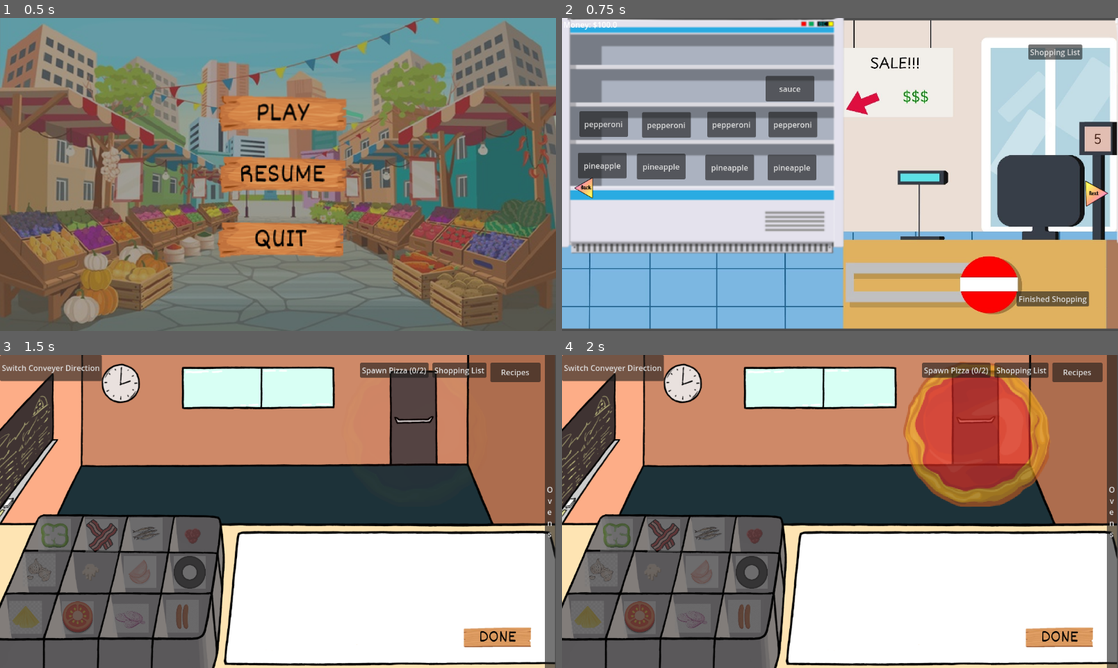
Above: before the commit, frames 1-4 (two rows, left to right).
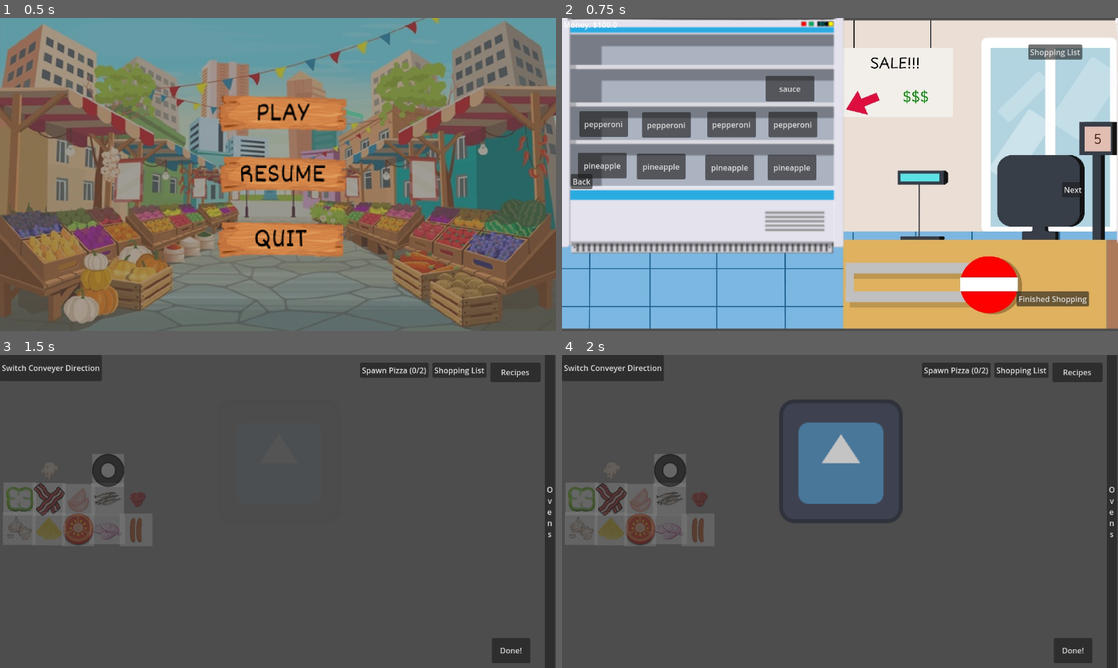
Above: after the commit, the same moments.

Repository: Leone2004/LandLockedLigersGame
Game: Godot game, scene res://Scenes/mainmenu.tscn
The game is run twice, just before and just after one commit, with the same random seed, the same clock (stepped at 60 frames per second) and the same inputs. The engine's default icon, where the game draws it, is replaced by a stand-in: a white triangle on a blue panel in a dark square.
Inputs (mouse positions are in pixels of both pictures, inside the frame that each line leads up to):
- Up to frame 1 (0.5 s): no input
- Up to frame 2 (0.75 s): click (845, 111) at 0.5 s
- Up to frame 3 (1.5 s): click "Finished Shopping" at 1.25 s
- Up to frame 4 (2 s): no input

Frame 1 is identical in both runs. In frame 2, 0.6% of the frame differs, in the area x 1-99%, y 49-61%; in frame 3, 87%; in frame 4, 89%, in the area x 0-100%, y 0-100%.

Commit message:
Revert "lot of stuff"
This reverts commit b05ef54259aeb95a0ea4971d993617f3cac5f895.

Diff:
--- /dev/null
+++ b/cookingupsuccessgame/Main_Music.tscn
@@ -0,0 +1,9 @@
+[gd_scene load_steps=2 format=3 uid="uid://buaniccm3yaou"]
+
+[ext_resource type="AudioStream" uid="uid://delpnw5uravdf" path="res://Music/music_orlamusic_Happy+004.mp3" id="1_xrb1n"]
+
+[node name="AudioStreamPlayer2D" type="AudioStreamPlayer2D"]
+stream = ExtResource("1_xrb1n")
+volume_db = -1.0
+autoplay = true
+max_distance = 100000.0
--- a/cookingupsuccessgame/Scenes/GroceryStore.tscn
+++ b/cookingupsuccessgame/Scenes/GroceryStore.tscn
@@ -1,11 +1,9 @@
-[gd_scene load_steps=7 format=3 uid="uid://ytwvoc765rk3"]
+[gd_scene load_steps=5 format=3 uid="uid://ytwvoc765rk3"]
 
 [ext_resource type="Script" uid="uid://brx8kajls5irq" path="res://Scripts/ShoppingStoreButtons.gd" id="1_6pps0"]
-[ext_resource type="Texture2D" uid="uid://cyga5kyxeh1g4" path="res://Art/Final Cooking up Success Images and Audio/Icons/Back Icon.png" id="2_bneo4"]
 [ext_resource type="Texture2D" uid="uid://edyokx505sba" path="res://Art/Final Cooking up Success Image folder 2/Background images/Grocery Background.jpg" id="3_45mn4"]
 [ext_resource type="Texture2D" uid="uid://5gnwamavmr6o" path="res://Art/Final Cooking up Success Image folder 2/Equipment/Shopping shelf.png" id="3_bneo4"]
 [ext_resource type="PackedScene" uid="uid://dvhspowe5pn6t" path="res://Scenes/shopping_list.tscn" id="3_d07kg"]
-[ext_resource type="Texture2D" uid="uid://r8ojfcm152ub" path="res://Art/Final Cooking up Success Images and Audio/Icons/Next Icon.png" id="3_vd5c6"]
 
 [node name="ShoppingScene" type="Node2D"]
 
@@ -20,24 +18,20 @@
 [node name="CanvasLayer" type="CanvasLayer" parent="Control"]
 
 [node name="Back" type="Button" parent="Control/CanvasLayer"]
-offset_left = 17.0
-offset_top = 324.0
-offset_right = 76.0
-offset_bottom = 382.0
-text = "
-"
-icon = ExtResource("2_bneo4")
-flat = true
-expand_icon = true
+offset_left = 18.0
+offset_top = 323.0
+offset_right = 63.0
+offset_bottom = 354.0
+text = "Back
+"
 
 [node name="Next" type="Button" parent="Control/CanvasLayer"]
-offset_left = 1073.0
-offset_top = 330.0
-offset_right = 1142.0
-offset_bottom = 398.0
-icon = ExtResource("3_vd5c6")
-flat = true
-expand_icon = true
+offset_left = 1036.0
+offset_top = 340.0
+offset_right = 1081.0
+offset_bottom = 371.0
+text = "Next
+"
 
 [node name="Finished" type="Button" parent="Control/CanvasLayer"]
 offset_left = 942.0
--- a/cookingupsuccessgame/Scenes/Main_Music.tscn
+++ /dev/null
@@ -1,9 +0,0 @@
-[gd_scene load_steps=2 format=3 uid="uid://buaniccm3yaou"]
-
-[ext_resource type="AudioStream" uid="uid://delpnw5uravdf" path="res://Music/music_orlamusic_Happy+004.mp3" id="1_6tk6g"]
-
-[node name="AudioStreamPlayer2D" type="AudioStreamPlayer2D"]
-stream = ExtResource("1_6tk6g")
-volume_db = -1.0
-autoplay = true
-max_distance = 100000.0
--- a/cookingupsuccessgame/Scenes/cooking.tscn
+++ b/cookingupsuccessgame/Scenes/cooking.tscn
@@ -1,14 +1,12 @@
-[gd_scene load_steps=11 format=3 uid="uid://ccjtqqsxfsxdj"]
+[gd_scene load_steps=9 format=3 uid="uid://ccjtqqsxfsxdj"]
 
 [ext_resource type="Script" uid="uid://bgutyowxbu4q8" path="res://Scripts/CookingScene.gd" id="1_v6t1i"]
-[ext_resource type="Texture2D" uid="uid://cubul1qbw71d6" path="res://Art/Final Cooking up Success Images and Audio/Icons/Done Button.png" id="2_5t8r7"]
 [ext_resource type="Texture2D" uid="uid://bq8jd3vjo40lr" path="res://Art/Unknown-1.png" id="3_iv1kd"]
 [ext_resource type="PackedScene" uid="uid://cbv1kvsc8lip3" path="res://Scenes/pizza.tscn" id="3_kqqjs"]
 [ext_resource type="PackedScene" uid="uid://wjye2oajgcmk" path="res://Scenes/oven_scene.tscn" id="4_jhubm"]
 [ext_resource type="Script" uid="uid://dgrt25h7og77y" path="res://Scripts/sell.gd" id="5_7w5j8"]
 [ext_resource type="PackedScene" uid="uid://dvhspowe5pn6t" path="res://Scenes/shopping_list.tscn" id="5_iv1kd"]
 [ext_resource type="PackedScene" uid="uid://bvn8x7y2k3m4n" path="res://Scenes/IngredientSpot.tscn" id="7_bhcx5"]
-[ext_resource type="Texture2D" uid="uid://djcbiw86ecl30" path="res://Art/Final Cooking up Success Images and Audio/Background images/cooking kitchen1.png" id="8_smvhu"]
 
 [sub_resource type="RectangleShape2D" id="RectangleShape2D_iv1kd"]
 size = Vector2(240, 106)
@@ -63,12 +61,11 @@
 metadata/_edit_use_anchors_ = true
 
 [node name="Button2" type="Button" parent="CanvasLayer"]
-offset_left = 953.0
-offset_top = 547.0
-offset_right = 1105.0
-offset_bottom = 619.0
-icon = ExtResource("2_5t8r7")
-flat = true
+offset_left = 1019.0
+offset_top = 586.0
+offset_right = 1099.0
+offset_bottom = 638.0
+text = "Done!"
 autowrap_mode = 3
 metadata/_edit_use_anchors_ = true
 
@@ -169,7 +166,7 @@
 position = Vector2(947, -406)
 
 [node name="sell_area" parent="." instance=ExtResource("3_kqqjs")]
-position = Vector2(293, -489)
+position = Vector2(12, -435)
 scale = Vector2(2, 2)
 script = ExtResource("5_7w5j8")
 
@@ -183,58 +180,51 @@
 debug_color = Color(0.943782, 9.2411e-06, 0.600066, 0.42)
 
 [node name="IngredientSpot4" parent="." instance=ExtResource("7_bhcx5")]
-position = Vector2(-485, -210)
+position = Vector2(-526, -296)
 ingredient_index = 9
 
 [node name="IngredientSpot" parent="." instance=ExtResource("7_bhcx5")]
-position = Vector2(-453, -282)
+position = Vector2(-525, -357)
 ingredient_index = 5
 
 [node name="IngredientSpot2" parent="." instance=ExtResource("7_bhcx5")]
-position = Vector2(-276, -206)
+position = Vector2(-403, -355)
 ingredient_index = 7
 
 [node name="IngredientSpot3" parent="." instance=ExtResource("7_bhcx5")]
-position = Vector2(-263, -284)
+position = Vector2(-343, -356)
 ingredient_index = 8
 
 [node name="IngredientSpot5" parent="." instance=ExtResource("7_bhcx5")]
-position = Vector2(-188, -114)
+position = Vector2(-284, -293)
 ingredient_index = 13
 
 [node name="IngredientSpot6" parent="." instance=ExtResource("7_bhcx5")]
-position = Vector2(-173, -205)
+position = Vector2(-342, -416)
 ingredient_index = 4
 
 [node name="IngredientSpot8" parent="." instance=ExtResource("7_bhcx5")]
-position = Vector2(-379, -206)
+position = Vector2(-463, -416)
 ingredient_index = 2
 
 [node name="IngredientSpot10" parent="." instance=ExtResource("7_bhcx5")]
-position = Vector2(-295, -110)
+position = Vector2(-344, -293)
 ingredient_index = 12
 
 [node name="IngredientSpot11" parent="." instance=ExtResource("7_bhcx5")]
-position = Vector2(-405, -111)
+position = Vector2(-404, -293)
 ingredient_index = 11
 
 [node name="IngredientSpot12" parent="." instance=ExtResource("7_bhcx5")]
-position = Vector2(-513, -112)
+position = Vector2(-465, -295)
 ingredient_index = 10
 
 [node name="IngredientSpot13" parent="." instance=ExtResource("7_bhcx5")]
-position = Vector2(-355, -281)
+position = Vector2(-464, -356)
 ingredient_index = 6
 
 [node name="IngredientSpot14" parent="." instance=ExtResource("7_bhcx5")]
-position = Vector2(-167, -281)
-
-[node name="CookingKitchen1" type="Sprite2D" parent="."]
-z_index = -4
-position = Vector2(3, -336)
-scale = Vector2(0.604948, 0.618519)
-texture = ExtResource("8_smvhu")
-metadata/_edit_lock_ = true
+position = Vector2(-281, -357)
 
 [connection signal="pressed" from="CanvasLayer/Oven_Cooking_Button" to="." method="_on_button_pressed"]
 [connection signal="pressed" from="CanvasLayer/RecipeButton" to="." method="_on_recipe_pressed"]
--- a/cookingupsuccessgame/Scenes/pizza.tscn
+++ b/cookingupsuccessgame/Scenes/pizza.tscn
@@ -1,7 +1,7 @@
 [gd_scene load_steps=9 format=3 uid="uid://cbv1kvsc8lip3"]
 
 [ext_resource type="Script" uid="uid://4l8vuah41ksy" path="res://Scripts/pizza.gd" id="1_je5pd"]
-[ext_resource type="Texture2D" uid="uid://bas8ta0md2jq7" path="res://Art/Final Cooking up Success Images and Audio/Kitchen Ingredients/Pizza with sauce.png" id="2_7s6re"]
+[ext_resource type="Texture2D" uid="uid://5mgc7ux7nk1g" path="res://Art/icon.svg" id="2_7s6re"]
 [ext_resource type="Script" uid="uid://c1b3m8280c0er" path="res://Scripts/ClockTimer.gd" id="3_clock"]
 
 [sub_resource type="RectangleShape2D" id="RectangleShape2D_glui1"]
@@ -66,7 +66,6 @@
 
 [node name="Icon" type="Sprite2D" parent="Pizza"]
 texture_filter = 1
-position = Vector2(28, 51)
 texture = ExtResource("2_7s6re")
 
 [node name="CollisionShape2D" type="CollisionShape2D" parent="."]
--- a/cookingupsuccessgame/project.godot
+++ b/cookingupsuccessgame/project.godot
@@ -18,7 +18,7 @@
 [autoload]
 
 Global="*res://Scripts/global.gd"
-MainMusic="*res://Scenes/Main_Music.tscn"
+MainMusic="*res://Main_Music.tscn"
 
 [display]
 
Binary file removed: cookingupsuccessgame/Art/Final Cooking up Success Images and Audio/Background images/Grocery Background.jpg
Not shown, removed: cookingupsuccessgame/Art/Final Cooking up Success Images and Audio/Background images/Grocery Background.jpg.import
Binary file removed: cookingupsuccessgame/Art/Final Cooking up Success Images and Audio/Background images/Receipt Page 01.png
Not shown, removed: cookingupsuccessgame/Art/Final Cooking up Success Images and Audio/Background images/Receipt Page 01.png.import
Binary file removed: cookingupsuccessgame/Art/Final Cooking up Success Images and Audio/Background images/Recipe book background.png
Not shown, removed: cookingupsuccessgame/Art/Final Cooking up Success Images and Audio/Background images/Recipe book background.png.import
Binary file removed: cookingupsuccessgame/Art/Final Cooking up Success Images and Audio/Background images/Shopping_List_Background.png
Not shown, removed: cookingupsuccessgame/Art/Final Cooking up Success Images and Audio/Background images/Shopping_List_Background.png.import
Binary file removed: cookingupsuccessgame/Art/Final Cooking up Success Images and Audio/Background images/cooking kitchen1.png
Not shown, removed: cookingupsuccessgame/Art/Final Cooking up Success Images and Audio/Background images/cooking kitchen1.png.import
Binary file removed: cookingupsuccessgame/Art/Final Cooking up Success Images and Audio/Background images/cooking kitchen2.png
Not shown, removed: cookingupsuccessgame/Art/Final Cooking up Success Images and Audio/Background images/cooking kitchen2.png.import
(and 123 more such lines)
